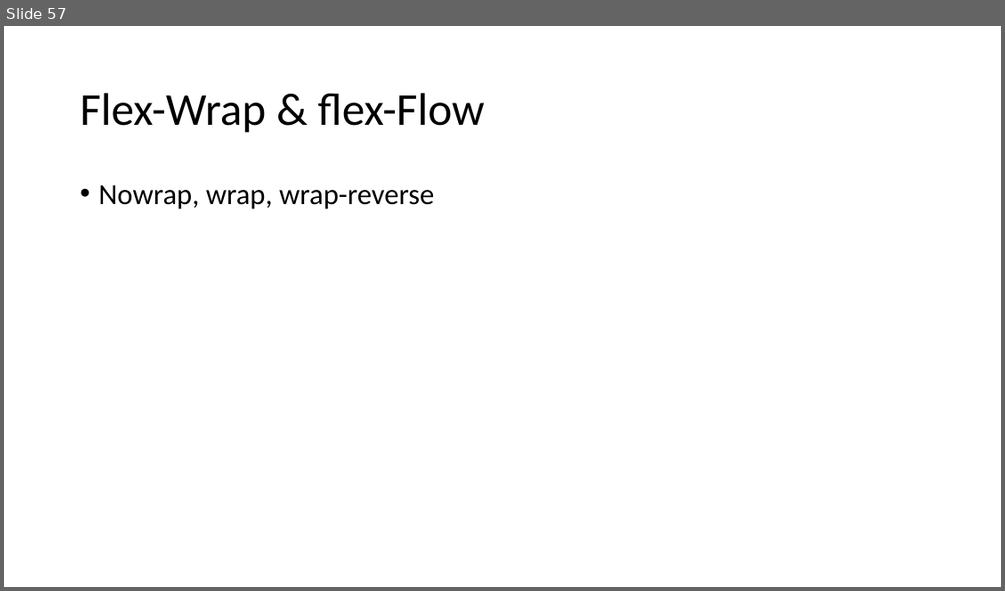
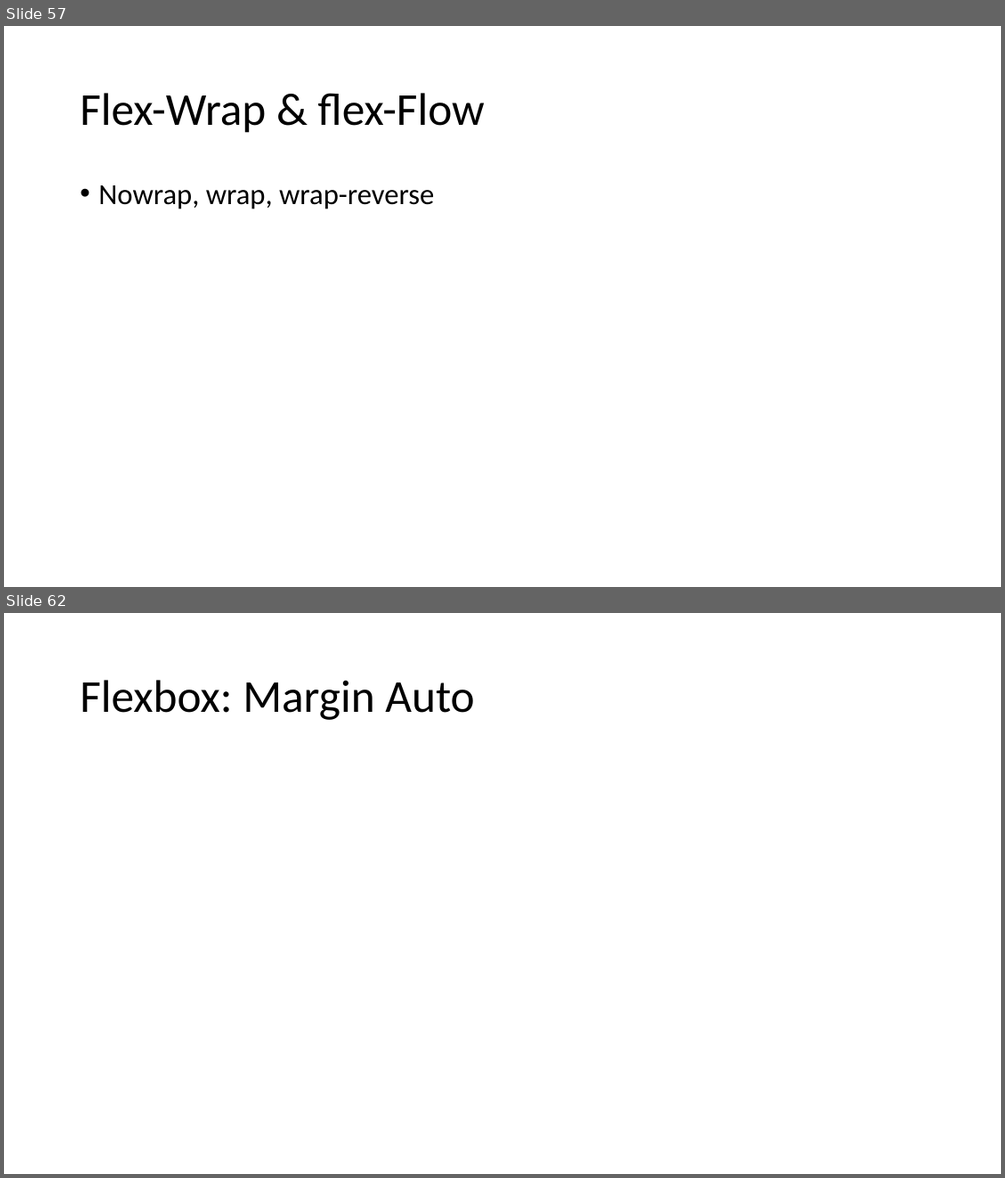
Before and after one commit to PiyushChaturvedii/Batch05, a slide deck: CSS3.pptx. Shown one above the other, each under a label of ours: slide 57 before the commit, slides 57 and 62 after it; the slides between them are not shown. The pictures are 1005x591 and 1005x1178 pixels, drawn with LibreOffice and Linux fonts; fonts in the diff are those of the drawing. Boxes give left, top, right and bottom in pixels: in the first picture for what was removed or moved away, otherwise in the second. Text is boxed around its words. In the diff, an @@ line names an element or a change of style, - is before the commit and + after.

```diff
--- a/CSS3.pptx
+++ b/CSS3.pptx
@@ slide 62 added at <box>4,613,1001,1174</box>, background #FFFFFF @@
@@ title added at <box>80,680,474,720</box>, 44 pt, text #000000 @@
+Flexbox: Margin Auto
```
Also in this commit, not shown: 6 other slides added, 9 other files.
